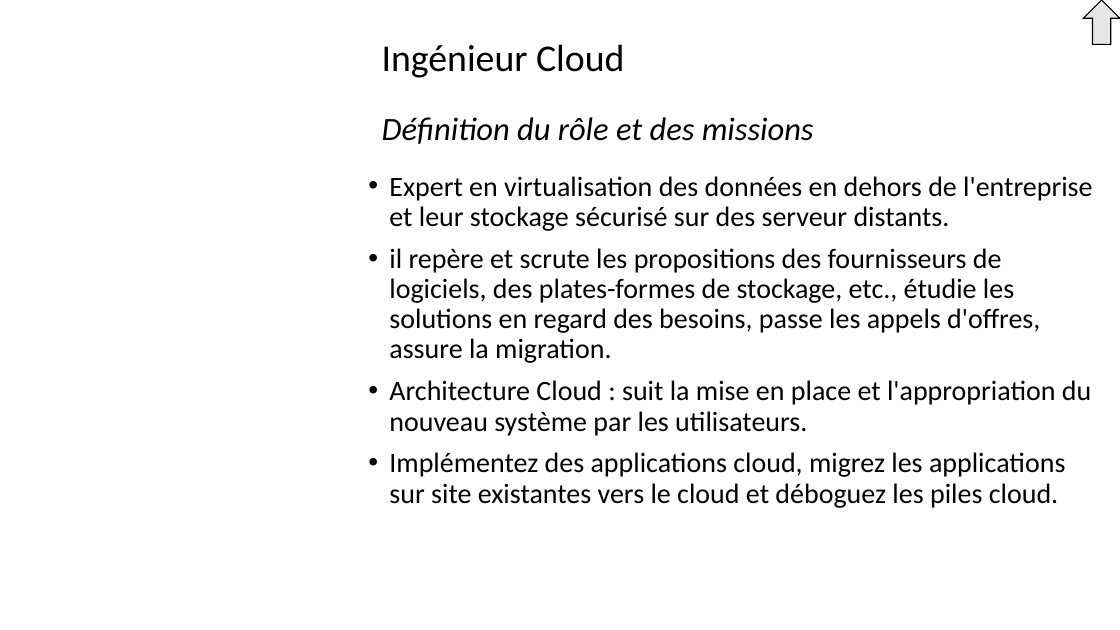
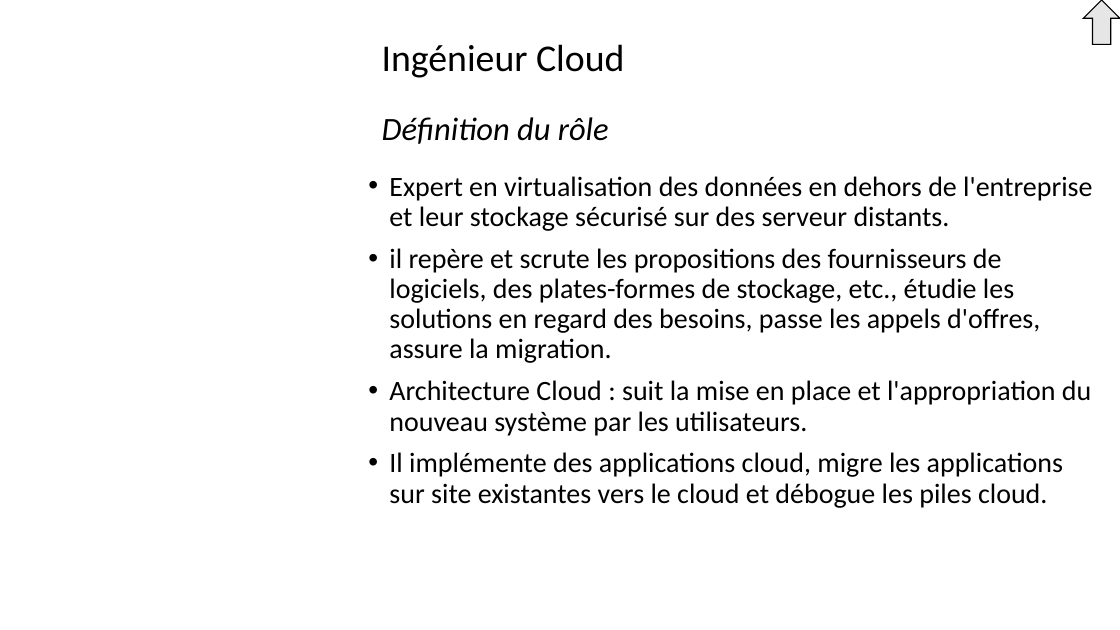
Before and after one commit to Solifred38/cv, a slide deck: slide 43 of Profils_jobs_it.pptx. Drawn at 1120x630 pixels with LibreOffice and Linux fonts; fonts in the diff are those of the drawing; background and template pictures are left out. Boxes give left, top, right and bottom in pixels: in the first picture for what was removed or moved away, otherwise in the second. Text is boxed around its words. In the diff, an @@ line names an element or a change of style, - is before the commit and + after.

```diff
--- a/Profils_jobs_it.pptx
+++ b/Profils_jobs_it.pptx
@@ text at (382,44,624,144): text changed @@
-Ingénieur Cloud
-Définition du rôle et des missions
+Ingénieur Cloud
+Définition du rôle
@@ text at (389,452,1063,508): text changed @@
-• Implémentez des applications cloud, migrez les applications sur site existantes vers le cloud et déboguez les piles cloud.
+• Il implémente des applications cloud, migre les applications sur site existantes vers le cloud et débogue les piles cloud.
```
Also in this commit, not shown: 29 other slides changed, 2 slides added.
